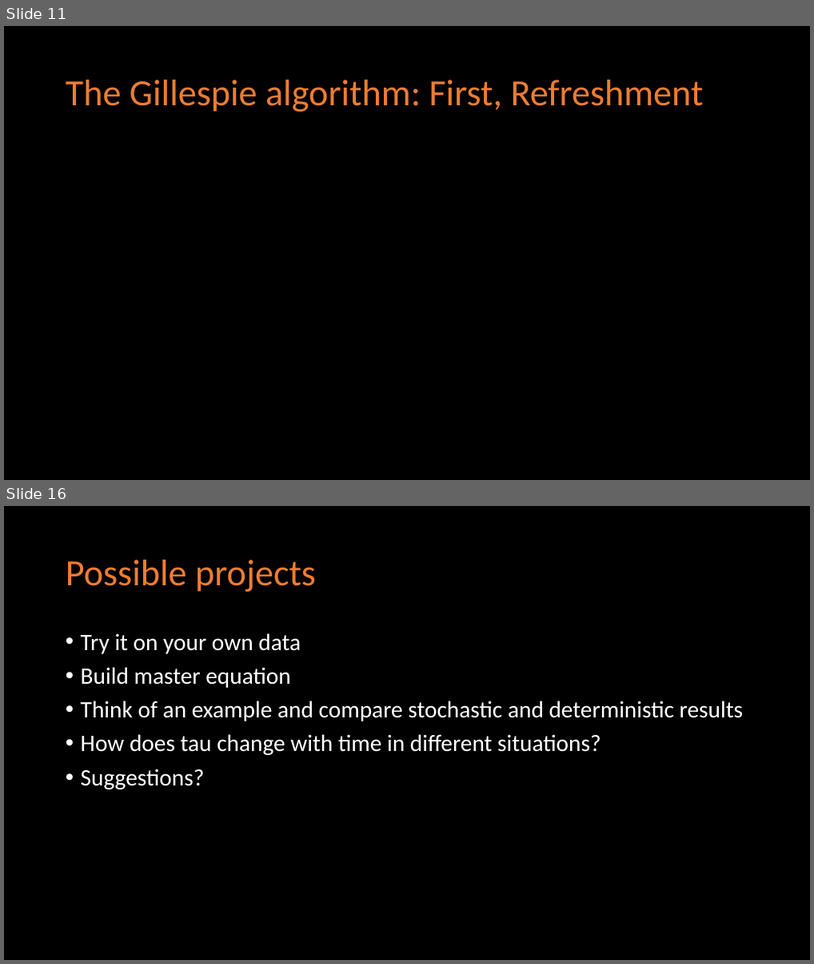
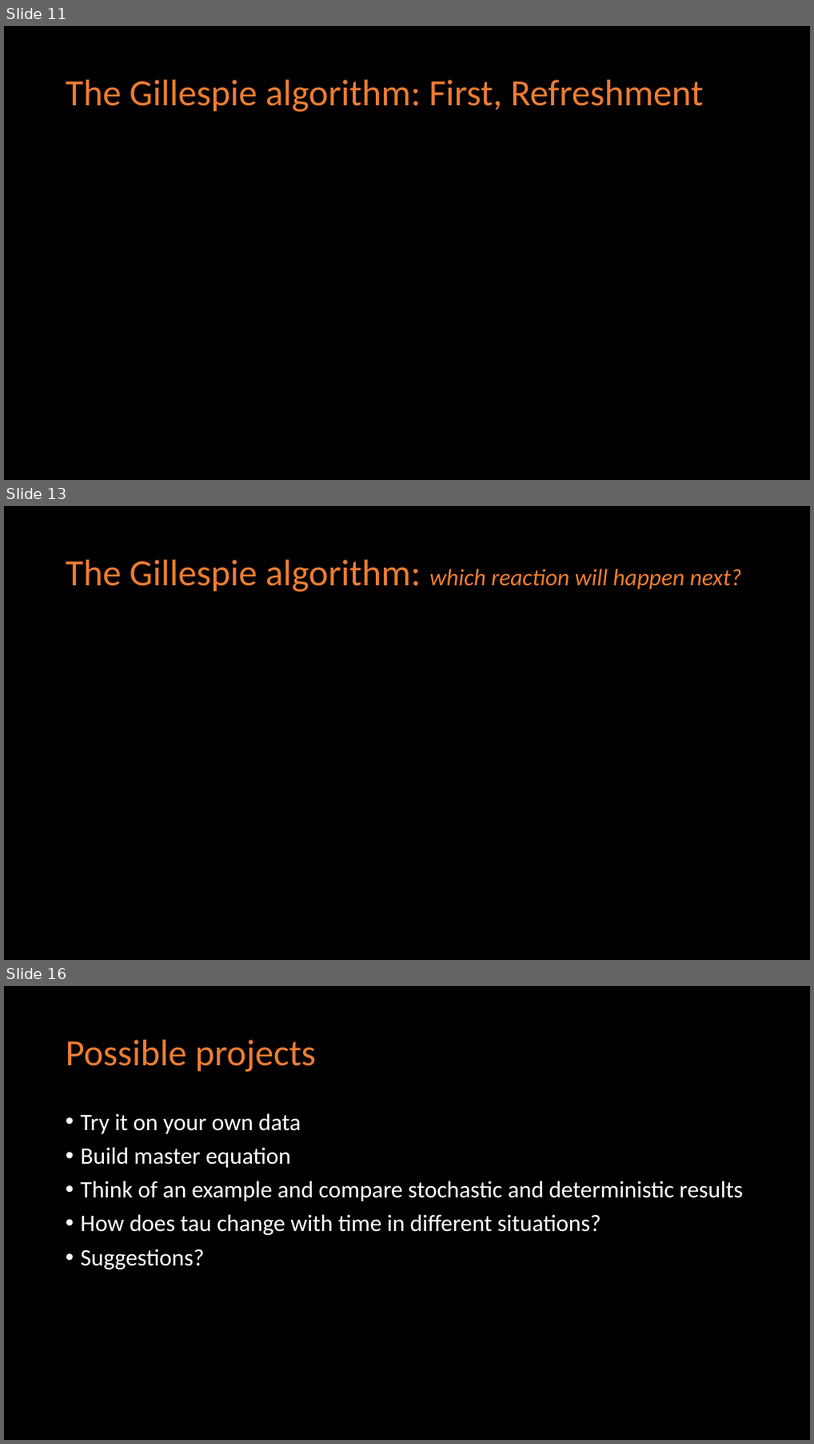
Before and after one commit to manulera/ModellingCourse, a slide deck: PresentationDay1.pptx. Shown one above the other, each under a label of ours: slides 11 and 16 before the commit, slides 11, 13 and 16 after it; the slides between them are not shown. The pictures are 814x964 and 814x1444 pixels, drawn with LibreOffice and Linux fonts; fonts in the diff are those of the drawing; grey boxes stand for pictures. Boxes give left, top, right and bottom in pixels: in the first picture for what was removed or moved away, otherwise in the second. Text is boxed around its words. In the diff, an @@ line names an element or a change of style, - is before the commit and + after.

```diff
--- a/PresentationDay1.pptx
+++ b/PresentationDay1.pptx
@@ slide 13 added at (x1=4, y1=506, x2=810, y2=960), background #000000 @@
@@ title added at (x1=66, y1=560, x2=742, y2=592), 28 pt, text #ED7D31, italic @@
+The Gillespie algorithm: which reaction will happen next?
```
Also in this commit, not shown: 2 slides changed, 1 slide removed.
